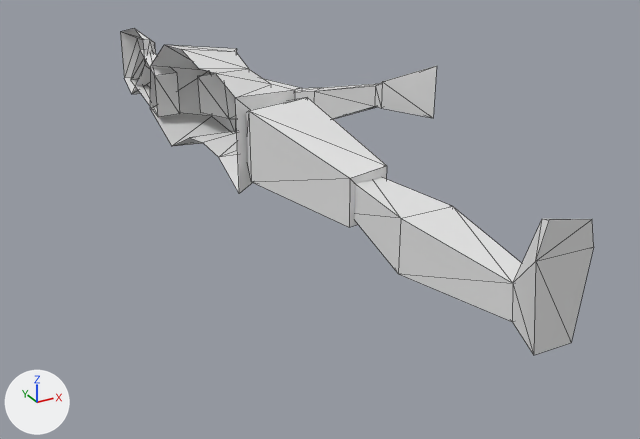
Before and after pictures for a commit that changed the COLLADA model src/main/resources/assets/models/LowPolyCharacter.dae.
Rendered twice from a 50 mm camera at (-0.864, -1.008, 0.739) aimed at (0.141, 0.819, -0.174). Arrows for +X, +Y and +Z are at lower left; the lights stay in place. Mesh edges are drawn as thin lines. Where no turn or scale is listed for an object, it has been applied to the vertices.
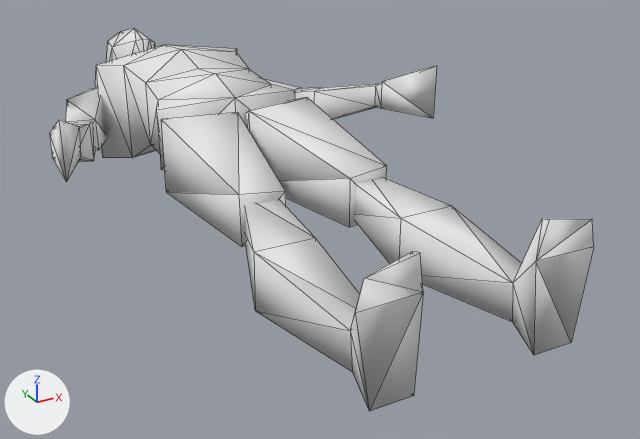
Edits to the scene script, one JSON object a line:
```json
{"block": "me_cube_001", "where": "# used by ob_cube; location = (0.0, 0.0, 0.0)"}
{"op": "remove", "block": "me_cube_001", "code": "me_cube_001.from_pydata(...)  # 103 vertices, 162 faces; spans x 0.0..0.48, y 0.0..1.97, z -0.17..0.19"}
{"op": "add", "block": "me_cube_001", "code": "me_cube_001.from_pydata(...)  # 184 vertices, 334 faces; spans x -0.48..0.48, y 0.0..1.97, z -0.17..0.19"}
{"block": "me_cube_001", "change": "me_cube_001 part 1: a new loose piece of 19 vertices spanning x -0.25..-0.09, y 0.0..0.63, z -0.13..0.14"}
{"block": "me_cube_001", "change": "me_cube_001 part 2: a new loose piece of 16 vertices spanning x -0.48..-0.28, y 0.82..1.38, z -0.07..0.19"}
{"block": "me_cube_001", "change": "me_cube_001 part 3"}
{"block": "me_cube_001", "change": "18 faces are deleted"}
{"block": "me_cube_001", "change": "46 vertices are added at x -0.36..-0.01, y 0.57..1.96, z -0.17..0.14"}
{"block": "me_cube_001", "change": "122 new faces join them"}
{"block": "me_cube_001", "change": "me_cube_001 part 4: the surface is now shaded smooth"}
```

Pixel boxes [x1, y1, x2, y2] of what changed, in the pictures (640 x 439 px):
```json
{"object": "Cube", "change": "reshaped", "before": [120, 28, 594, 355], "after": [49, 28, 594, 411], "on screen": "15% wider, 17% taller"}
{"part": 1, "of": "me_cube_001", "change": "added", "after": [245, 199, 423, 411]}
{"part": 2, "of": "me_cube_001", "change": "added", "after": [49, 120, 95, 181]}
{"part": 3, "of": "me_cube_001", "change": "built on", "after": [65, 28, 286, 247]}
```
